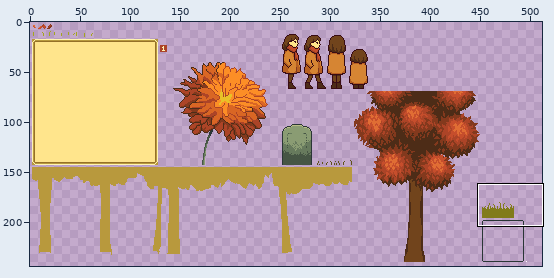
Sprite sheet, stored at assets/comfyjam1025.png. Above: a wide view before the commit, with the close-up outlined.
Close-up. Before the commit:
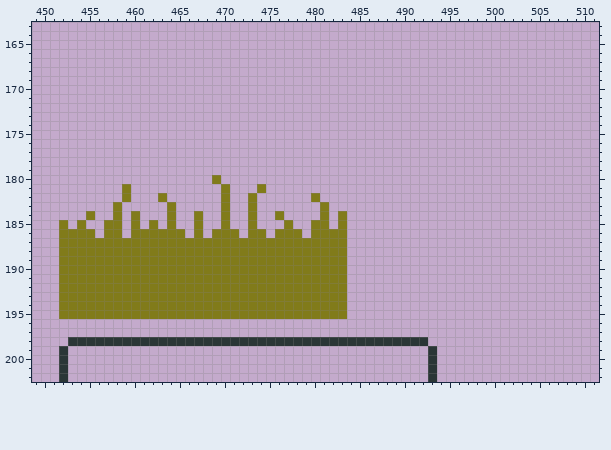
The file is 512x256 pixels. Shown: x 449..511, y 163..202. The wide view leaves out empty margins. The commit also changed other parts of the picture, which this record leaves out.
The same view after the edit:
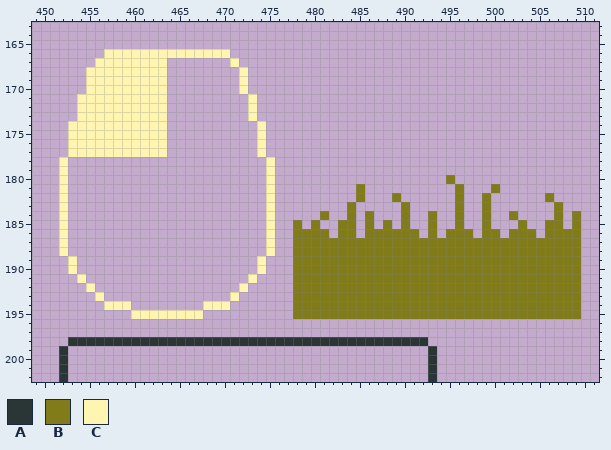
Palette (. is transparent): A #2a3636  B #817b1a  C #fff4b0
Change:
@@ x 449..511 @@
 165 ...............................................................
-166 ...............................................................
-167 ...............................................................
-168 ...............................................................
-169 ...............................................................
-170 ...............................................................
-171 ...............................................................
-172 ...............................................................
-173 ...............................................................
-174 ...............................................................
-175 ...............................................................
-176 ...............................................................
-177 ...............................................................
-178 ...............................................................
-179 ...............................................................
-180 ....................B..........................................
-181 ..........B..........B...B.....................................
-182 ..........B...B......B..B......B...............................
-183 .........B.....B.....B..B.......B..............................
-184 ......B..B.B...B..B..B..B..B....B.B............................
-185 ...B.B..BB.B.B.B..B..B..B...B..BB.B............................
-186 ...BBBB.BB.BBBBBB.B.BBB.BB.BBB.BBBB............................
-187 ...BBBBBBBBBBBBBBBBBBBBBBBBBBBBBBBB............................
-188 ...BBBBBBBBBBBBBBBBBBBBBBBBBBBBBBBB............................
-189 ...BBBBBBBBBBBBBBBBBBBBBBBBBBBBBBBB............................
-190 ...BBBBBBBBBBBBBBBBBBBBBBBBBBBBBBBB............................
-191 ...BBBBBBBBBBBBBBBBBBBBBBBBBBBBBBBB............................
-192 ...BBBBBBBBBBBBBBBBBBBBBBBBBBBBBBBB............................
-193 ...BBBBBBBBBBBBBBBBBBBBBBBBBBBBBBBB............................
-194 ...BBBBBBBBBBBBBBBBBBBBBBBBBBBBBBBB............................
-195 ...BBBBBBBBBBBBBBBBBBBBBBBBBBBBBBBB............................
+166 ........CCCCCCCCCCCCCC.........................................
+167 .......CCCCCCCC.......C........................................
+168 ......CCCCCCCCC........C.......................................
+169 ......CCCCCCCCC........C.......................................
+170 ......CCCCCCCCC........C.......................................
+171 .....CCCCCCCCCC.........C......................................
+172 .....CCCCCCCCCC.........C......................................
+173 .....CCCCCCCCCC.........C......................................
+174 ....CCCCCCCCCCC..........C.....................................
+175 ....CCCCCCCCCCC..........C.....................................
+176 ....CCCCCCCCCCC..........C.....................................
+177 ....CCCCCCCCCCC..........C.....................................
+178 ...C......................C....................................
+179 ...C......................C....................................
+180 ...C......................C...................B................
+181 ...C......................C.........B..........B...B...........
+182 ...C......................C.........B...B......B..B......B.....
+183 ...C......................C........B.....B.....B..B.......B....
+184 ...C......................C.....B..B.B...B..B..B..B..B....B.B..
+185 ...C......................C..B.B..BB.B.B.B..B..B..B...B..BB.B..
+186 ...C......................C..BBBB.BB.BBBBBB.B.BBB.BB.BBB.BBBB..
+187 ...C......................C..BBBBBBBBBBBBBBBBBBBBBBBBBBBBBBBB..
+188 ...C......................C..BBBBBBBBBBBBBBBBBBBBBBBBBBBBBBBB..
+189 ....C....................C...BBBBBBBBBBBBBBBBBBBBBBBBBBBBBBBB..
+190 ....C....................C...BBBBBBBBBBBBBBBBBBBBBBBBBBBBBBBB..
+191 .....C..................C....BBBBBBBBBBBBBBBBBBBBBBBBBBBBBBBB..
+192 ......C................C.....BBBBBBBBBBBBBBBBBBBBBBBBBBBBBBBB..
+193 .......C..............C......BBBBBBBBBBBBBBBBBBBBBBBBBBBBBBBB..
+194 ........CCC........CCC.......BBBBBBBBBBBBBBBBBBBBBBBBBBBBBBBB..
+195 ...........CCCCCCCC..........BBBBBBBBBBBBBBBBBBBBBBBBBBBBBBBB..
 196 ...............................................................
